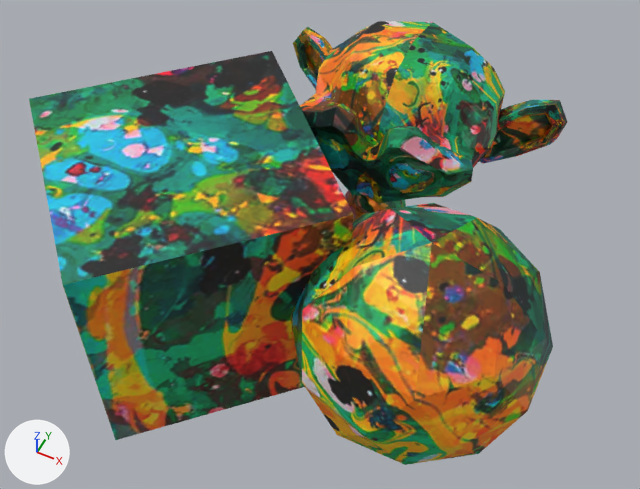
The Blender file suzanne.blend as it was, and as the next commit left it.
Before and after are seen from a 50 mm camera at (2.12, -4.93, 5.47) aimed at (-0.12, -0.45, -0.13). The axes (+X, +Y, +Z) are drawn at lower left. The lights are the same throughout.
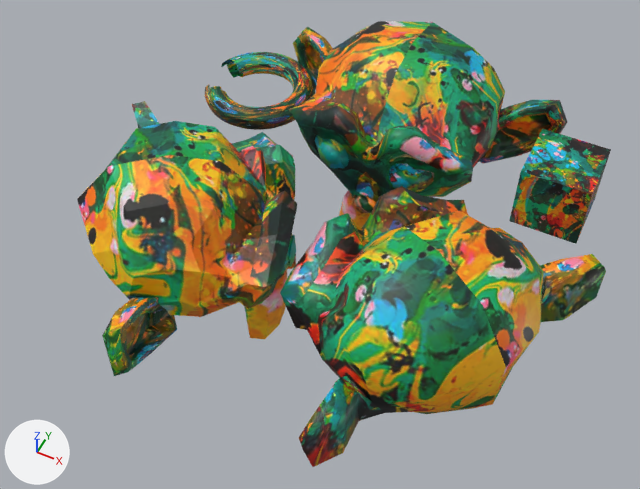
Patch to the scene script:
```diff
--- a/suzanne.blend.py
+++ b/suzanne.blend.py
@@ me_suzanne_001 @@
 me_suzanne_001.from_pydata(...)  # 507 vertices, 500 faces; spans x -1.37..1.37, y -0.85..0.85, z -0.98..0.98
 # used by ob_suzanne; location = (0.0, 1.0, 0.0)
+# me_suzanne_001 part 1: all faces are now shaded smooth (500 of 500 changed)
 me_suzanne_001.materials.append(mat_abstract)
@@ me_icosphere @@
 # used by ob_icosphere; location = (1.0, -1.0, 0.0)
-me_icosphere.from_pydata(...)  # 42 vertices, 80 faces; spans x -0.95..0.95, y -1.0..1.0, z -1.0..1.0
+me_icosphere.from_pydata(...)  # 507 vertices, 500 faces; spans x -1.37..1.37, y -0.85..0.85, z -0.98..0.98
+# me_icosphere part 2: 42 vertices removed from x -0.95..0.95, y -1.0..1.0, z -1.0..1.0; 507 vertices added at x -1.37..1.37, y -0.85..0.85, z -0.98..0.98
+# me_icosphere part 3: the surface is now shaded smooth
 me_icosphere.materials.append(mat_abstract)
@@ me_torus @@
+me_torus.from_pydata(...)  # 493 vertices, 476 faces; spans x -1.21..1.25, y -1.25..1.25, z -0.25..0.25
+me_torus.materials.append(mat_abstract)  # picture img_texture_1_compresonator_dds
@@ ob_cube @@
 ob_cube = bpy.data.objects.new('Cube', me_cube_001)
-ob_cube.location = (-1.0, -1.0, 0.0)
-ob_cube.rotation_euler = (0.0, 0.0, 0.785)  # degrees (0, 0, 45)
+ob_cube.location = (1.5, 1.0, 0.0)
+ob_cube.scale = (0.305, 0.305, 0.305)
@@ ob_icosphere @@
 ob_icosphere.location = (1.0, -1.0, 0.0)
+ob_icosphere.rotation_euler = (0.0, 0.0, -2.094)  # degrees (0, 0, -120)
@@ ob_torus @@
+ob_torus = bpy.data.objects.new('Torus', me_torus)
+ob_torus.location = (-1.5, 1.0, 0.0)
+ob_torus.scale = (0.432, 0.432, 0.432)
@@ ob_suzanne_001 @@
+ob_suzanne_001 = bpy.data.objects.new('Suzanne.001', me_suzanne_001.copy())  # the mesh of ob_suzanne
+ob_suzanne_001.location = (-1.0, -1.0, 0.0)
+ob_suzanne_001.rotation_euler = (0.0, 0.0, 2.094)  # degrees (0, 0, 120)
```

Pixel boxes (x1, y1, x2, y2) of what changed, in the pictures (640 x 489 px):
'Cube', moved, rescaled, turned: before (29, 51, 353, 440); after (509, 129, 611, 244)
'Icosphere', reshaped, turned: before (290, 203, 553, 465); after (280, 186, 606, 467)
'Suzanne.001', added: after (77, 101, 297, 376)
'Torus', added: after (205, 52, 315, 130)
part 1 of me_suzanne_001, shading changed: (293, 21, 567, 222) in both
part 2 of me_icosphere, built on: before (290, 203, 553, 465); after (280, 186, 606, 467)
